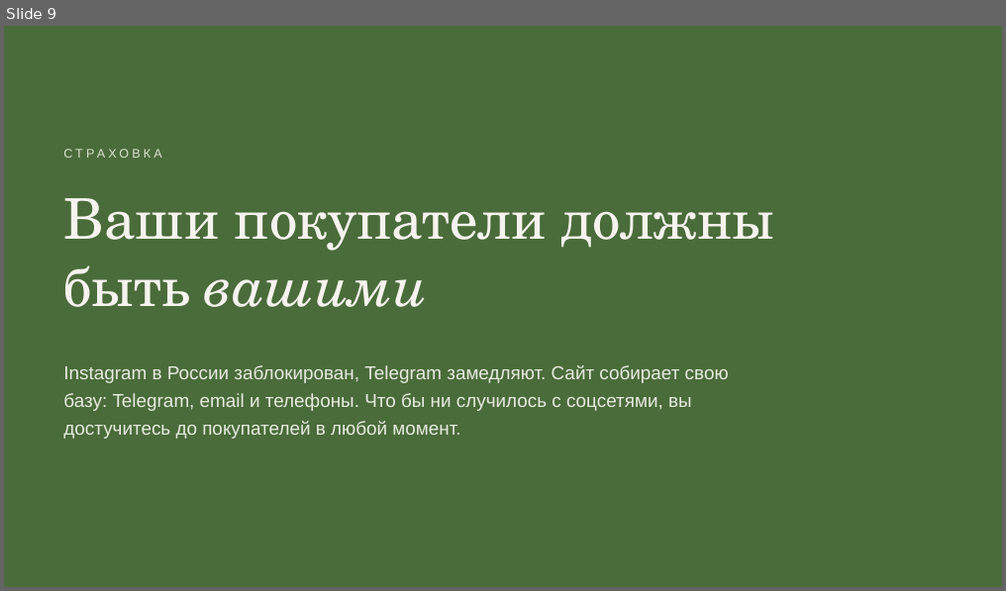
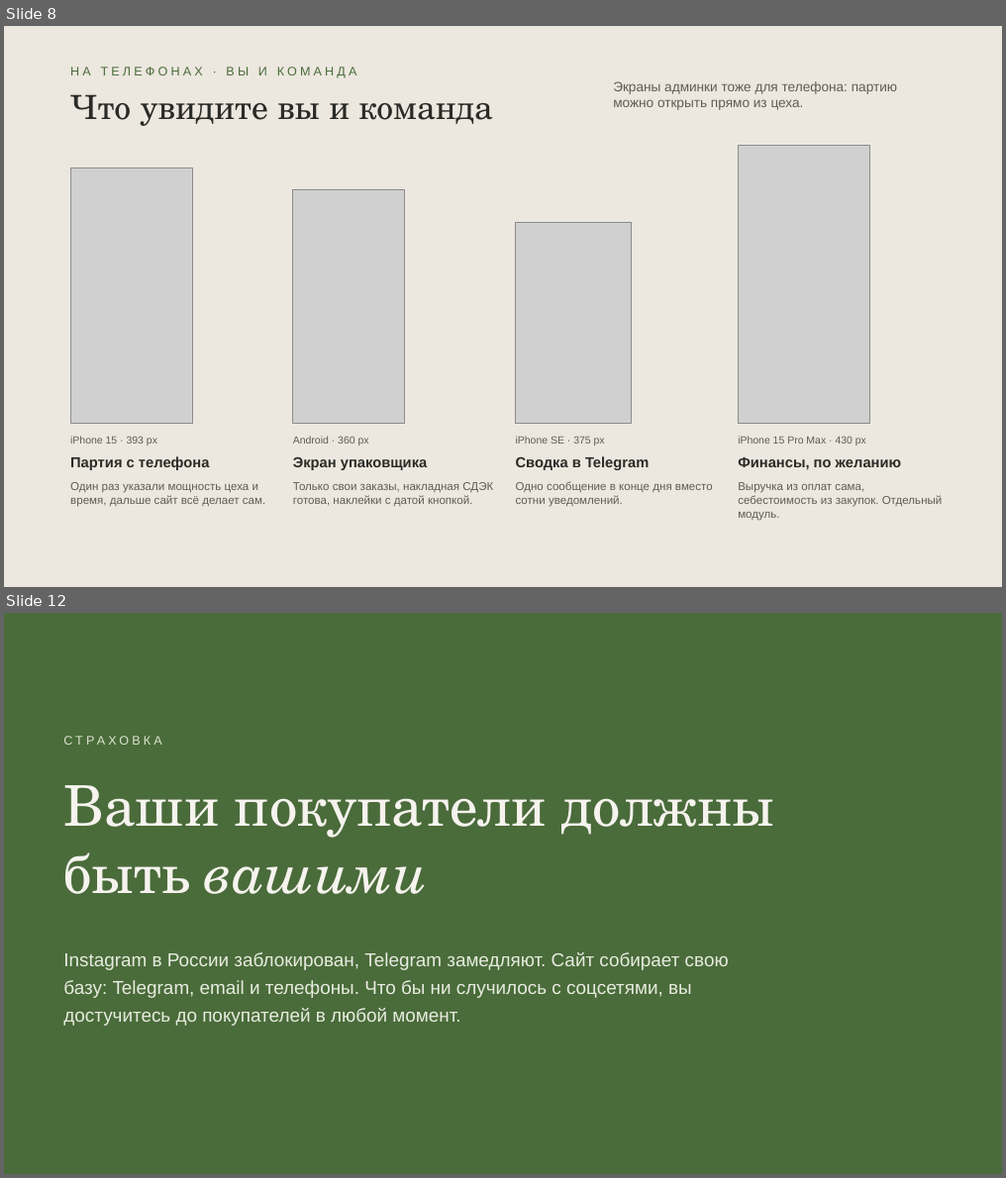
Before and after one commit to ellischment/svoya_ferma, a slide deck: docs/preview/lesnaya-yagodka-predlozhenie.pptx. Shown one above the other, each under a label of ours: slide 9 before the commit, slides 8 and 12 after it; the slides between them are not shown. The pictures are 1006x591 and 1006x1178 pixels, drawn with LibreOffice and Linux fonts; fonts in the diff are those of the drawing; grey boxes stand for pictures. Boxes give left, top, right and bottom in pixels: in the first picture for what was removed or moved away, otherwise in the second. Text is boxed around its words. In the diff, an @@ line names an element or a change of style, - is before the commit and + after.

```diff
--- a/docs/preview/lesnaya-yagodka-predlozhenie.pptx
+++ b/docs/preview/lesnaya-yagodka-predlozhenie.pptx
@@ slide 8 added at [4,26,1002,587], background #ECE7DF @@
@@ text added at [70,67,357,78], 12 pt, text #4A6B3A @@
+НА ТЕЛЕФОНАХ · ВЫ И КОМАНДА
@@ text added at [613,81,897,110], 13 pt, text #5E5D56 @@
+Экраны админки тоже для телефона: партию можно открыть прямо из цеха.
@@ text added at [70,94,493,126], 32 pt, text #2A2A26 @@
+Что увидите вы и команда
@@ picture added at [70,169,192,424] @@
@@ picture added at [739,146,870,424] @@
@@ picture added at [293,190,405,424] @@
@@ picture added at [515,222,632,424] @@
@@ text added at [70,436,157,446], 10 pt, text #5E5D56 @@
+iPhone 15 · 393 px
@@ text added at [293,436,369,446], 10 pt, text #5E5D56 @@
+Android · 360 px
@@ text added at [516,436,605,446], 10 pt, text #5E5D56 @@
+iPhone SE · 375 px
@@ text added at [738,436,866,446], 10 pt, text #5E5D56 @@
+iPhone 15 Pro Max · 430 px
@@ text added at [70,457,210,471], 14 pt, text #2A2A26, bold @@
+Партия с телефона
@@ text added at [293,457,427,471], 14 pt, text #2A2A26, bold @@
+Экран упаковщика
@@ text added at [516,457,648,471], 14 pt, text #2A2A26, bold @@
+Сводка в Telegram
@@ text added at [738,458,901,471], 14 pt, text #2A2A26, bold @@
+Финансы, по желанию
@@ text added at [70,482,265,507], 11 pt, text #5E5D56 @@
+Один раз указали мощность цеха и время, дальше сайт всё делает сам.
@@ text added at [293,482,493,506], 11 pt, text #5E5D56 @@
+Только свои заказы, накладная СДЭК готова, наклейки с датой кнопкой.
@@ text added at [516,481,713,506], 11 pt, text #5E5D56 @@
+Одно сообщение в конце дня вместо сотни уведомлений.
@@ text added at [738,482,943,520], 11 pt, text #5E5D56 @@
+Выручка из оплат сама, себестоимость из закупок. Отдельный модуль.
@@ what was slide 9 is now slide 12 @@
```
Also in this commit, not shown: 9 slides changed, 5 other slides added, 3 slides removed.
